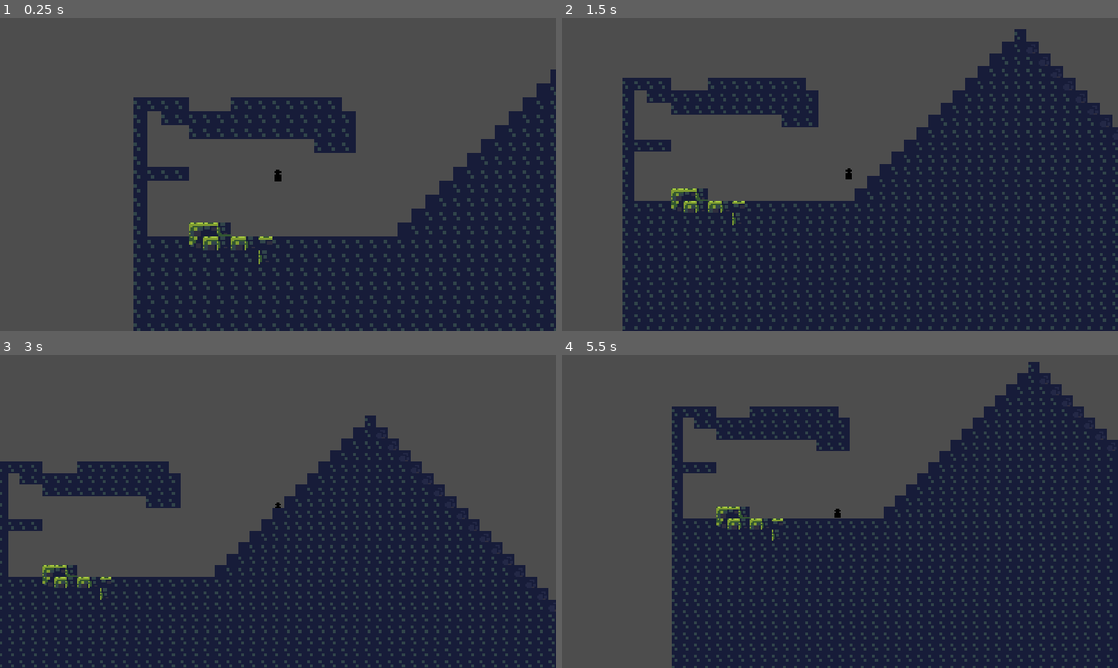
Above: before the commit, frames 1-4 (two rows, left to right).
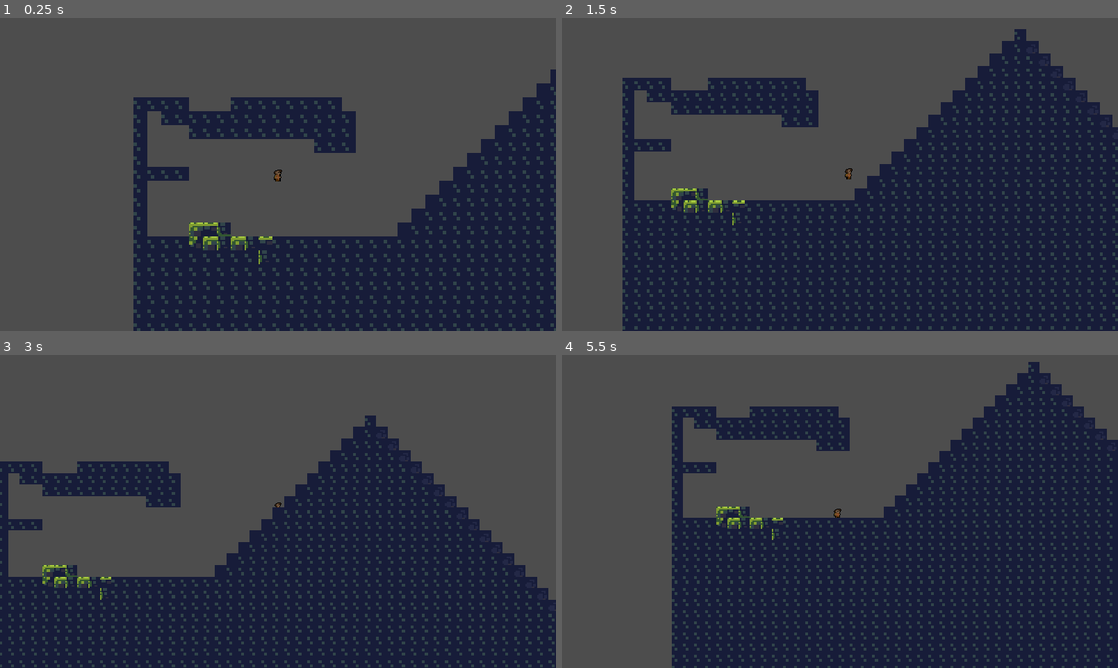
Above: after the commit, the same moments.

Repository: tetraminus/GrappleFormer
Game: Godot game, scene res://Rooms/Test/TestRoom1.tscn
Two runs of this game, one before a commit and one after it. Both use one fixed random seed, a clock stepped at 60 frames per second and the inputs below.
Inputs (mouse positions are in pixels of both pictures, inside the frame that each line leads up to):
- Up to frame 1 (0.25 s): no input
- Up to frame 2 (1.5 s): move the mouse to (962, 158) at 0.52 s; hold D (move_right) 0.53-1.28 s; click (962, 158) at 0.6 s; tap Space (jump) at 0.77 s; move the mouse to (728, 190) at 1.27 s; hold S (move_down) from 1.28 s (still down); click (728, 190) at 1.35 s
- Up to frame 3 (3 s): tap Space (jump) at 1.52 s; move the mouse to (333, 442) at 2.02 s; release S (move_down) at 2.03 s; hold D (move_right) from 2.03 s (still down); click (333, 442) at 2.1 s; move the mouse to (250, 574) at 2.77 s; click (250, 574) at 2.85 s
- Up to frame 4 (5.5 s): tap Space (jump) at 3.02, 3.77, 4.52 s; move the mouse to (1006, 558) at 3.52 s; release D (move_right) at 3.53 s; hold A (move_left) 3.53-5.03 s; click (1006, 558) at 3.6 s; move the mouse to (673, 464) at 4.27 s; click (673, 464) at 4.35 s; move the mouse to (867, 511) at 5.02 s; hold S (move_down) from 5.03 s (still down); click (867, 511) at 5.1 s

The runs differ from the first frame. In frame 1, less than 0.1% of the frame differs, in the area x 49-51%, y 48-53%; in frame 2, 1.4%, in the area x 10-100%, y 5-98%; in frame 3, 0.9%; in frame 4, 1.2%.

Commit message:
added player spritesheet stuff

Diff:
--- a/player.tscn
+++ b/player.tscn
@@ -1,7 +1,7 @@
-[gd_scene load_steps=6 format=3 uid="uid://bss8gpldxhmhd"]
+[gd_scene load_steps=25 format=3 uid="uid://bss8gpldxhmhd"]
 
 [ext_resource type="Script" path="res://player.gd" id="1_2nm25"]
-[ext_resource type="Texture2D" uid="uid://d1k34mckuddef" path="res://Player.png" id="2_7oke4"]
+[ext_resource type="Texture2D" uid="uid://3d1d2ku7nsja" path="res://assets/playerSpritesheet.png" id="3_khbbs"]
 [ext_resource type="PackedScene" uid="uid://dsf78g47rf8uj" path="res://grapple_holder.tscn" id="3_m87yc"]
 
 [sub_resource type="PhysicsMaterial" id="PhysicsMaterial_bfvmk"]
@@ -10,7 +10,206 @@
 
 [sub_resource type="CapsuleShape2D" id="CapsuleShape2D_gcg1f"]
 radius = 64.0
-height = 256.0
+height = 198.58
+
+[sub_resource type="AtlasTexture" id="AtlasTexture_t1e6o"]
+atlas = ExtResource("3_khbbs")
+region = Rect2(0, 0, 16, 16)
+
+[sub_resource type="AtlasTexture" id="AtlasTexture_1j1ml"]
+atlas = ExtResource("3_khbbs")
+region = Rect2(0, 64, 16, 16)
+
+[sub_resource type="AtlasTexture" id="AtlasTexture_pg705"]
+atlas = ExtResource("3_khbbs")
+region = Rect2(16, 64, 16, 16)
+
+[sub_resource type="AtlasTexture" id="AtlasTexture_nrt64"]
+atlas = ExtResource("3_khbbs")
+region = Rect2(16, 0, 16, 16)
+
+[sub_resource type="AtlasTexture" id="AtlasTexture_1f5kp"]
+atlas = ExtResource("3_khbbs")
+region = Rect2(32, 0, 16, 16)
+
+[sub_resource type="AtlasTexture" id="AtlasTexture_owlny"]
+atlas = ExtResource("3_khbbs")
+region = Rect2(48, 0, 16, 16)
+
+[sub_resource type="AtlasTexture" id="AtlasTexture_orw22"]
+atlas = ExtResource("3_khbbs")
+region = Rect2(0, 16, 16, 16)
+
+[sub_resource type="AtlasTexture" id="AtlasTexture_tq27u"]
+atlas = ExtResource("3_khbbs")
+region = Rect2(16, 16, 16, 16)
+
+[sub_resource type="AtlasTexture" id="AtlasTexture_yh8jc"]
+atlas = ExtResource("3_khbbs")
+region = Rect2(32, 16, 16, 16)
+
+[sub_resource type="AtlasTexture" id="AtlasTexture_x2113"]
+atlas = ExtResource("3_khbbs")
+region = Rect2(48, 16, 16, 16)
+
+[sub_resource type="AtlasTexture" id="AtlasTexture_d8ebe"]
+atlas = ExtResource("3_khbbs")
+region = Rect2(0, 32, 16, 16)
+
+[sub_resource type="AtlasTexture" id="AtlasTexture_1y1pv"]
+atlas = ExtResource("3_khbbs")
+region = Rect2(16, 32, 16, 16)
+
+[sub_resource type="AtlasTexture" id="AtlasTexture_sjtb0"]
+atlas = ExtResource("3_khbbs")
+region = Rect2(32, 32, 16, 16)
+
+[sub_resource type="AtlasTexture" id="AtlasTexture_ncn0d"]
+atlas = ExtResource("3_khbbs")
+region = Rect2(48, 32, 16, 16)
+
+[sub_resource type="AtlasTexture" id="AtlasTexture_0et1r"]
+atlas = ExtResource("3_khbbs")
+region = Rect2(0, 48, 16, 16)
+
+[sub_resource type="AtlasTexture" id="AtlasTexture_540ur"]
+atlas = ExtResource("3_khbbs")
+region = Rect2(16, 48, 16, 16)
+
+[sub_resource type="AtlasTexture" id="AtlasTexture_2pdy8"]
+atlas = ExtResource("3_khbbs")
+region = Rect2(32, 48, 16, 16)
+
+[sub_resource type="AtlasTexture" id="AtlasTexture_am87h"]
+atlas = ExtResource("3_khbbs")
+region = Rect2(48, 48, 16, 16)
+
+[sub_resource type="SpriteFrames" id="SpriteFrames_cra6g"]
+animations = [{
+"frames": [{
+"duration": 1.0,
+"texture": SubResource("AtlasTexture_t1e6o")
+}, {
+"duration": 0.4,
+"texture": SubResource("AtlasTexture_1j1ml")
+}, {
+"duration": 1.0,
+"texture": SubResource("AtlasTexture_pg705")
+}],
+"loop": true,
+"name": &"grappleInitiate",
+"speed": 5.0
+}, {
+"frames": [{
+"duration": 6.0,
+"texture": SubResource("AtlasTexture_t1e6o")
+}, {
+"duration": 6.0,
+"texture": SubResource("AtlasTexture_nrt64")
+}],
+"loop": true,
+"name": &"idle 1",
+"speed": 5.0
+}, {
+"frames": [{
+"duration": 1.0,
+"texture": SubResource("AtlasTexture_1f5kp")
+}, {
+"duration": 0.5,
+"texture": SubResource("AtlasTexture_t1e6o")
+}, {
+"duration": 0.5,
+"texture": SubResource("AtlasTexture_owlny")
+}, {
+"duration": 0.4,
+"texture": SubResource("AtlasTexture_orw22")
+}, {
+"duration": 0.3,
+"texture": SubResource("AtlasTexture_tq27u")
+}, {
+"duration": 0.2,
+"texture": SubResource("AtlasTexture_yh8jc")
+}],
+"loop": true,
+"name": &"idle 2",
+"speed": 5.0
+}, {
+"frames": [{
+"duration": 1.0,
+"texture": SubResource("AtlasTexture_t1e6o")
+}, {
+"duration": 1.0,
+"texture": SubResource("AtlasTexture_x2113")
+}, {
+"duration": 1.0,
+"texture": SubResource("AtlasTexture_d8ebe")
+}, {
+"duration": 1.0,
+"texture": SubResource("AtlasTexture_1y1pv")
+}],
+"loop": true,
+"name": &"idle 3",
+"speed": 5.0
+}, {
+"frames": [{
+"duration": 1.0,
+"texture": SubResource("AtlasTexture_t1e6o")
+}, {
+"duration": 1.0,
+"texture": SubResource("AtlasTexture_nrt64")
+}, {
+"duration": 1.0,
+"texture": SubResource("AtlasTexture_1f5kp")
+}, {
+"duration": 1.0,
+"texture": SubResource("AtlasTexture_owlny")
+}, {
+"duration": 1.0,
+"texture": SubResource("AtlasTexture_orw22")
+}, {
+"duration": 1.0,
+"texture": SubResource("AtlasTexture_tq27u")
+}, {
+"duration": 1.0,
+"texture": SubResource("AtlasTexture_yh8jc")
+}, {
+"duration": 1.0,
+"texture": SubResource("AtlasTexture_x2113")
+}, {
+"duration": 1.0,
+"texture": SubResource("AtlasTexture_d8ebe")
+}, {
+"duration": 1.0,
+"texture": SubResource("AtlasTexture_1y1pv")
+}, {
+"duration": 1.0,
+"texture": SubResource("AtlasTexture_sjtb0")
+}, {
+"duration": 1.0,
+"texture": SubResource("AtlasTexture_ncn0d")
+}, {
+"duration": 1.0,
+"texture": SubResource("AtlasTexture_0et1r")
+}, {
+"duration": 1.0,
+"texture": SubResource("AtlasTexture_540ur")
+}, {
+"duration": 1.0,
+"texture": SubResource("AtlasTexture_2pdy8")
+}, {
+"duration": 1.0,
+"texture": SubResource("AtlasTexture_am87h")
+}, {
+"duration": 1.0,
+"texture": SubResource("AtlasTexture_1j1ml")
+}, {
+"duration": 1.0,
+"texture": SubResource("AtlasTexture_pg705")
+}],
+"loop": true,
+"name": &"sprites",
+"speed": 5.0
+}]
 
 [node name="player" type="RigidBody2D"]
 physics_material_override = SubResource("PhysicsMaterial_bfvmk")
@@ -20,13 +219,16 @@
 script = ExtResource("1_2nm25")
 
 [node name="CollisionShape2D" type="CollisionShape2D" parent="."]
+position = Vector2(0, 24)
 shape = SubResource("CapsuleShape2D_gcg1f")
-
-[node name="Icon" type="Sprite2D" parent="."]
-scale = Vector2(32, 32)
-texture = ExtResource("2_7oke4")
 
 [node name="Camera2D" type="Camera2D" parent="."]
 
 [node name="GrappleHolder" parent="." instance=ExtResource("3_m87yc")]
 grappledistance = 10000
+
+[node name="Icon" type="AnimatedSprite2D" parent="."]
+scale = Vector2(16, 16)
+sprite_frames = SubResource("SpriteFrames_cra6g")
+animation = &"idle 3"
+frame_progress = 0.455326
Binary file added: assets/playerSpritesheet.png
Not shown, added: assets/playerSpritesheet.png.import
